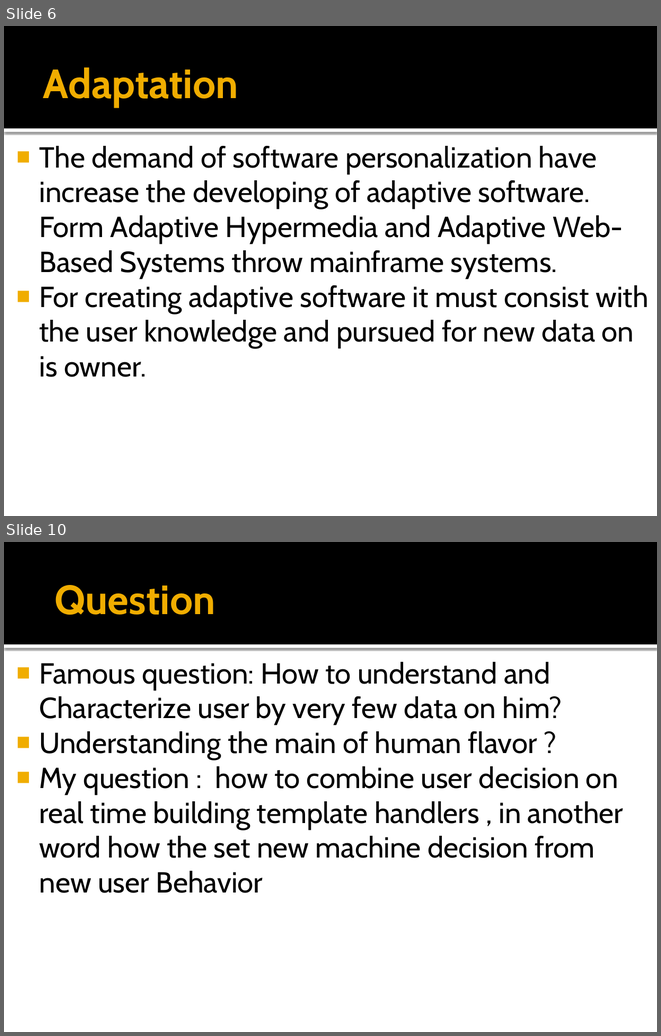
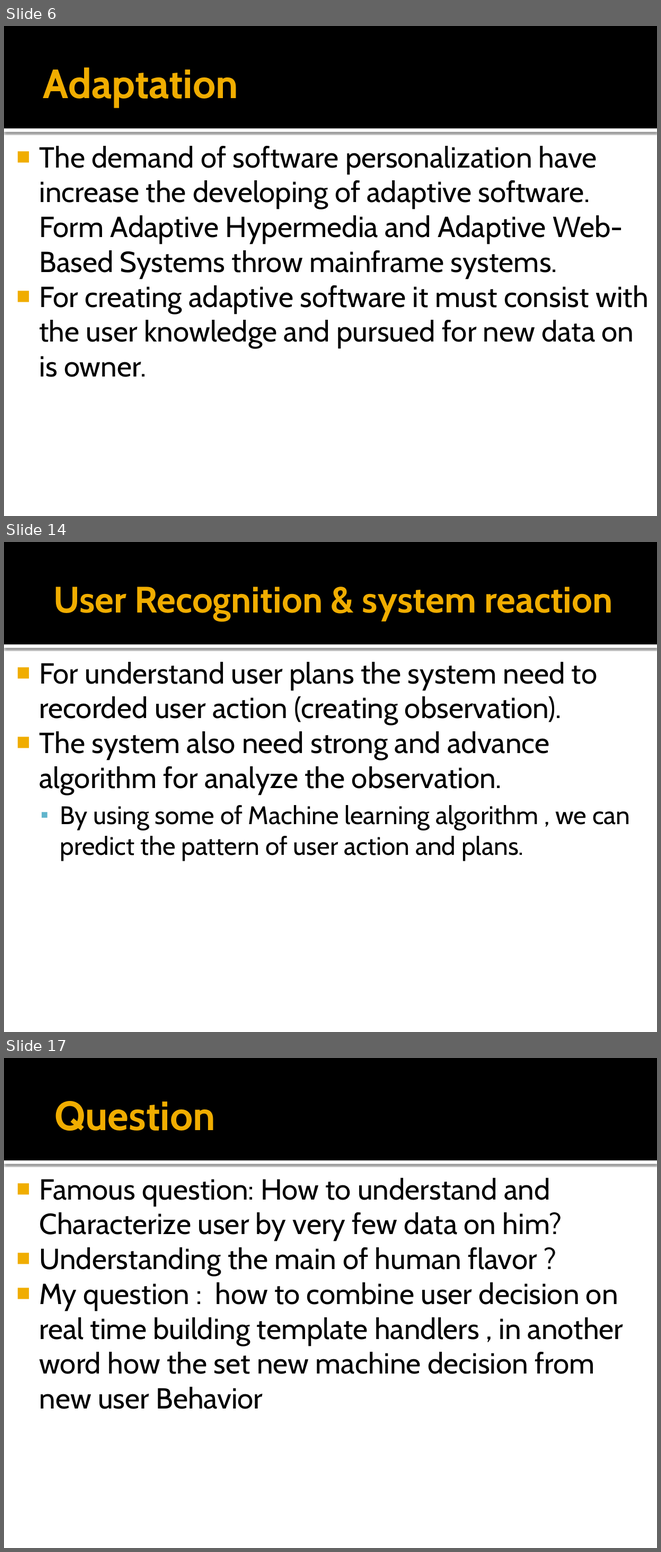
Before and after one commit to ciberuser/school-tools, a slide deck: School/seminar/User modeling full.pptx. Shown one above the other, each under a label of ours: slides 6 and 10 before the commit, slides 6, 14 and 17 after it; the slides between them are not shown. The pictures are 661x1036 and 661x1552 pixels, drawn with LibreOffice and Linux fonts; fonts in the diff are those of the drawing. Boxes give left, top, right and bottom in pixels: in the first picture for what was removed or moved away, otherwise in the second. Text is boxed around its words. In the diff, an @@ line names an element or a change of style, - is before the commit and + after.

```diff
--- a/School/seminar/User modeling full.pptx
+++ b/School/seminar/User modeling full.pptx
@@ slide 14 added at box(4, 542, 657, 1032), background #FFFFFF; not listed: 2 template elements that a slide beside it also shows @@
@@ title added at box(53, 587, 613, 620), 40.5 pt, text #F0AD00, bold @@
+User Recognition & system reaction
@@ text added at box(39, 662, 630, 861), 32 pt, text #000000 @@
+■ For understand user plans the system need to recorded user action (creating observation).
+■ The system also need strong and advance algorithm for analyze the observation.
+  ▪ By using some of Machine learning algorithm , we can predict the pattern of user action and plans.
@@ what was slide 10 is now slide 17 @@
```
Also in this commit, not shown: 3 slides changed, 6 other slides added.
